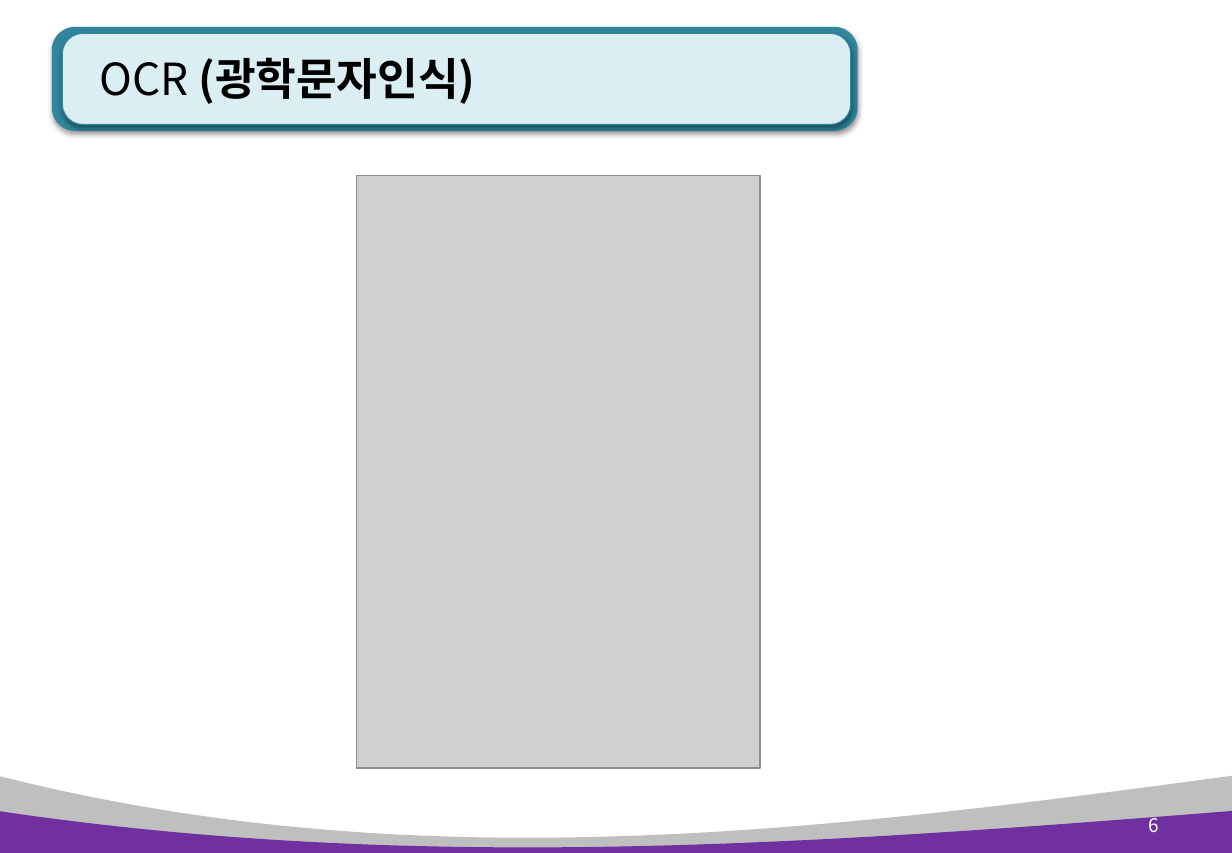
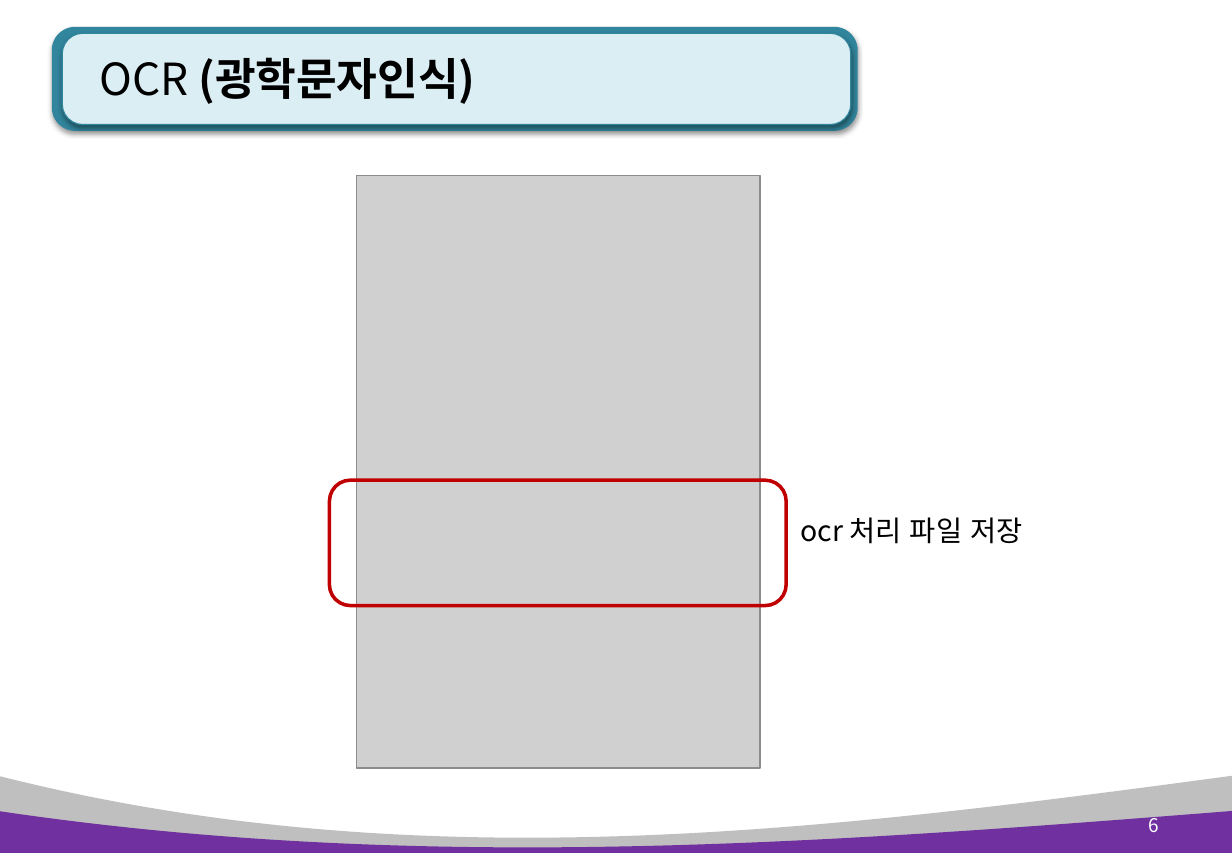
Before and after one commit to kiyongee2/green_project_web, a slide deck: slide 6 of django_ppt/polls_ppt/polls 5장. ocr app.pptx. Drawn at 1232x853 pixels with LibreOffice and Linux fonts; fonts in the diff are those of the drawing; grey boxes stand for pictures. Boxes give left, top, right and bottom in pixels: in the first picture for what was removed or moved away, otherwise in the second. Text is boxed around its words. In the diff, an @@ line names an element or a change of style, - is before the commit and + after.

```diff
--- a/django_ppt/polls_ppt/polls 5장. ocr app.pptx
+++ b/django_ppt/polls_ppt/polls 5장. ocr app.pptx
@@ rounded rectangle added at (x1=330, y1=480, x2=787, y2=605), outline #C00000 2.25 pt @@
@@ text added at (x1=800, y1=517, x2=1022, y2=544), 18 pt, text #000000 @@
+ocr 처리 파일 저장
```
Also in this commit, not shown: 5 other slides changed, 4 other files.
